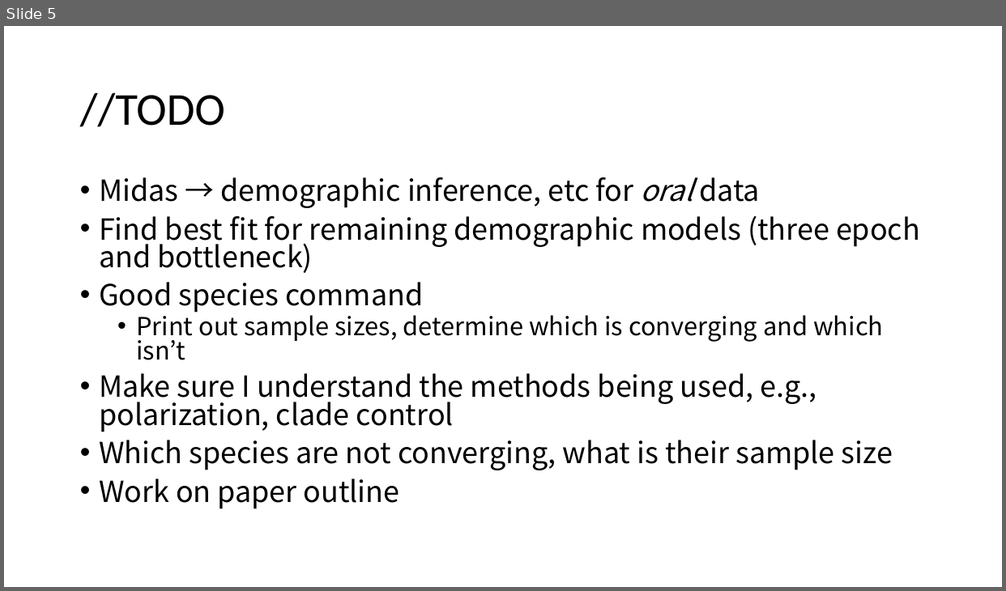
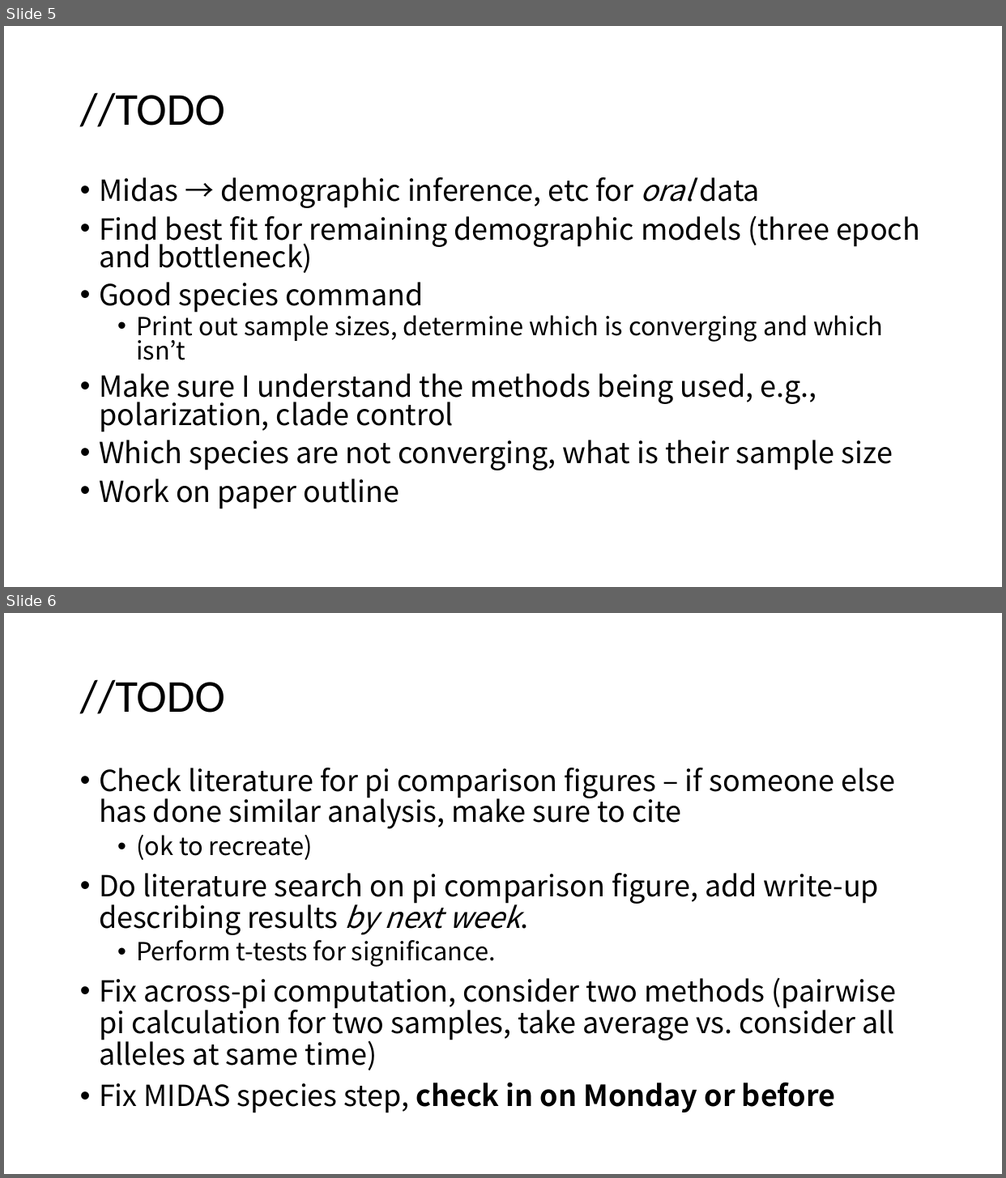
Before and after one commit to jon-mah/demo_for_ccgb, a slide deck: Summary/20211201_microbiome_demographic_slides.pptx. Shown one above the other, each under a label of ours: slide 5 before the commit, slides 5 and 6 after it. The pictures are 1006x591 and 1006x1178 pixels, drawn with LibreOffice and Linux fonts; fonts in the diff are those of the drawing. Boxes give left, top, right and bottom in pixels: in the first picture for what was removed or moved away, otherwise in the second. Text is boxed around its words. In the diff, an @@ line names an element or a change of style, - is before the commit and + after.

Commit message:
across host pi update.

```diff
--- a/Summary/20211201_microbiome_demographic_slides.pptx
+++ b/Summary/20211201_microbiome_demographic_slides.pptx
@@ slide 6 added at (4, 613, 1002, 1174), background #FFFFFF @@
@@ title added at (80, 679, 225, 714), 44 pt, text #000000 @@
+//TODO
@@ text added at (99, 768, 897, 1114), 28 pt, text #000000 @@
+• Check literature for pi comparison figures – if someone else has done similar analysis, make sure to cite
+  • (ok to recreate)
+• Do literature search on pi comparison figure, add write-up describing results by next week.
+  • Perform t-tests for significance.
+• Fix across-pi computation, consider two methods (pairwise pi calculation for two samples, take average vs. consider all alleles at same time)
+• Fix MIDAS species step, check in on Monday or before
```
Also in this commit, not shown: 4 other files.
